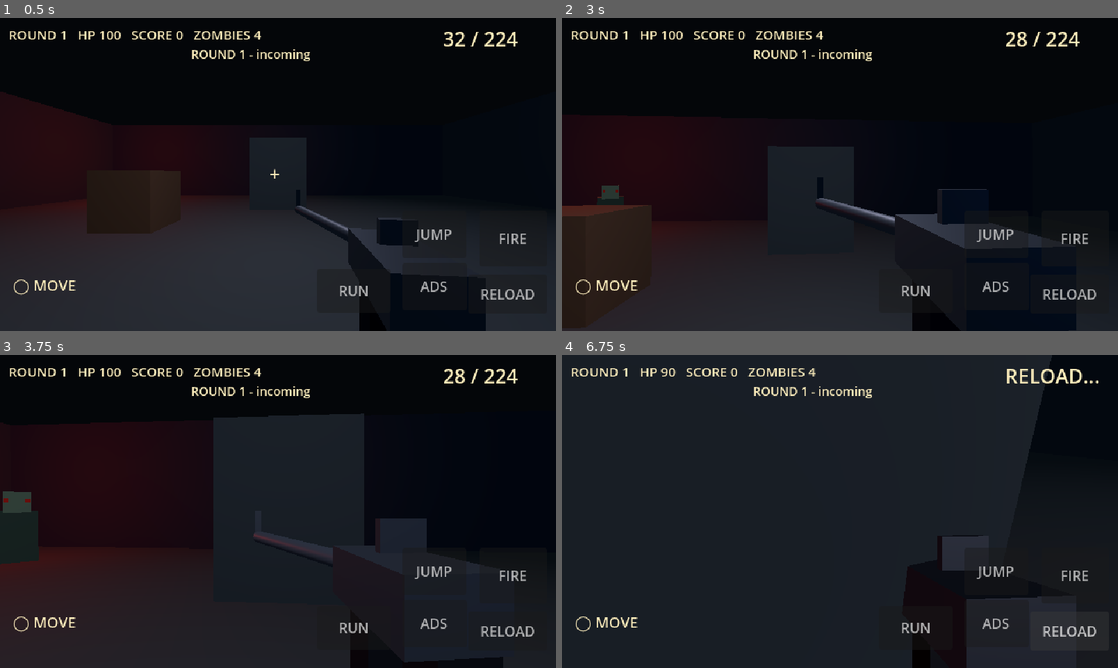
Above: before the commit, frames 1-4 (two rows, left to right).
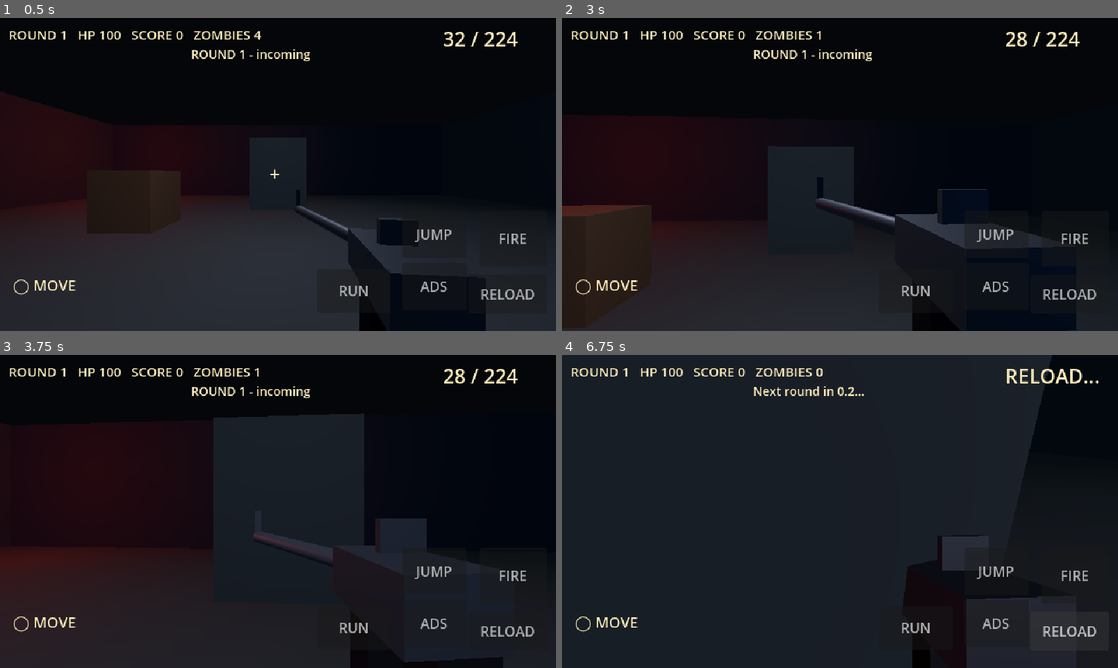
Above: after the commit, the same moments.

Repository: 1993velezpadilla-source/ZOMBIES-2026
Game: Godot game, scene res://scenes/Main.tscn
Same seed, same stepped clock (60 frames per second), same inputs: the game is played once before the commit and once after it.
Inputs (mouse positions are in pixels of both pictures, inside the frame that each line leads up to):
- Up to frame 1 (0.5 s): no input
- Up to frame 2 (3 s): click "FIRE" at 0.5 s; click "ADS" at 1.25 s; click "JUMP" at 2 s; tap Enter at 2.75 s; move the mouse to (867, 174) at 2.77 s; hold W (move_forward) from 2.78 s (still down); hold Shift (sprint) from 2.78 s (still down); click (867, 174) at 2.92 s
- Up to frame 3 (3.75 s): keep holding W (move_forward); tap Space (jump) at 3.02 s; move the mouse to (250, 511) at 3.52 s; release Shift (sprint) at 3.53 s; tap Shift (sprint) at 3.6 s
- Up to frame 4 (6.75 s): tap Space (jump) at 3.77, 6.02 s; move the mouse to (851, 505) at 4.27 s; hold Shift (sprint) 4.28-5 s; release W (move_forward) at 5 s; click "RUN" at 5 s; move the mouse to (834, 517) at 5.77 s; hold W (move_forward) 5.78-6.5 s; tap Shift (sprint) at 5.85 s; click (834, 517) at 5.92 s; click "RELOAD" at 6.5 s

Frame 1 is identical in both runs. In frame 2, 0.2% of the frame differs, in the area x 6-47%, y 4-58%; in frame 3, 1.1%, in the area x 0-47%, y 4-67%; in frame 4, 0.9%.
Error after the commit: Parse Error: Cannot infer the type of "toward" variable because the value doesn't have a set type. (res://scripts/zombie.gd:43)

Commit message:
fix: avoid static type errors for dynamic player script fields

Diff:
--- a/pixel_zombies_godot/scripts/zombie.gd
+++ b/pixel_zombies_godot/scripts/zombie.gd
@@ -5,7 +5,7 @@
 const WALK_SPEED := 1.75
 const MAX_HEALTH := 100
 var health := MAX_HEALTH
-var target: CharacterBody3D
+var target
 var attack_time := 0.0
 
 func _ready() -> void:
